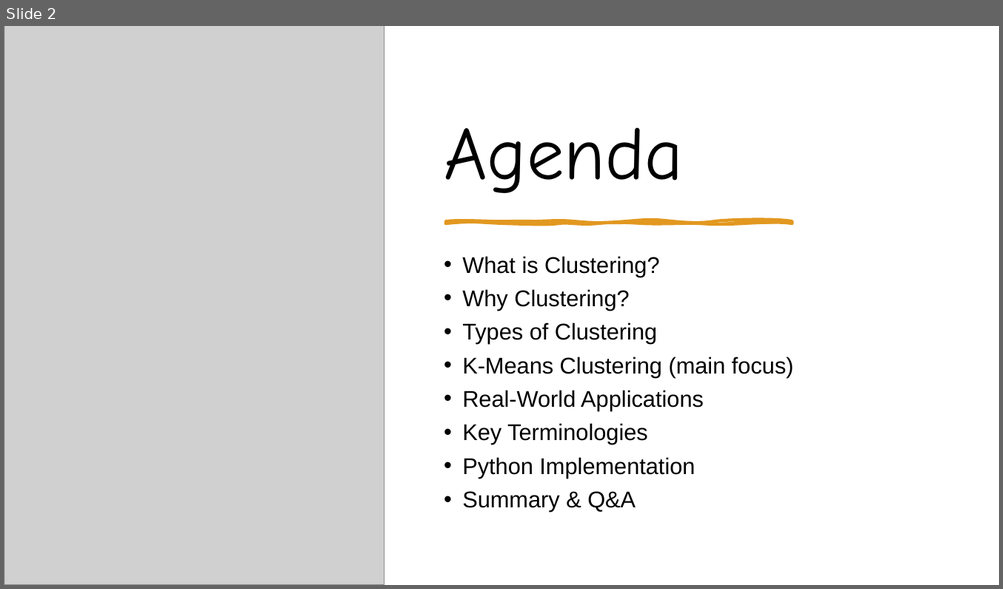
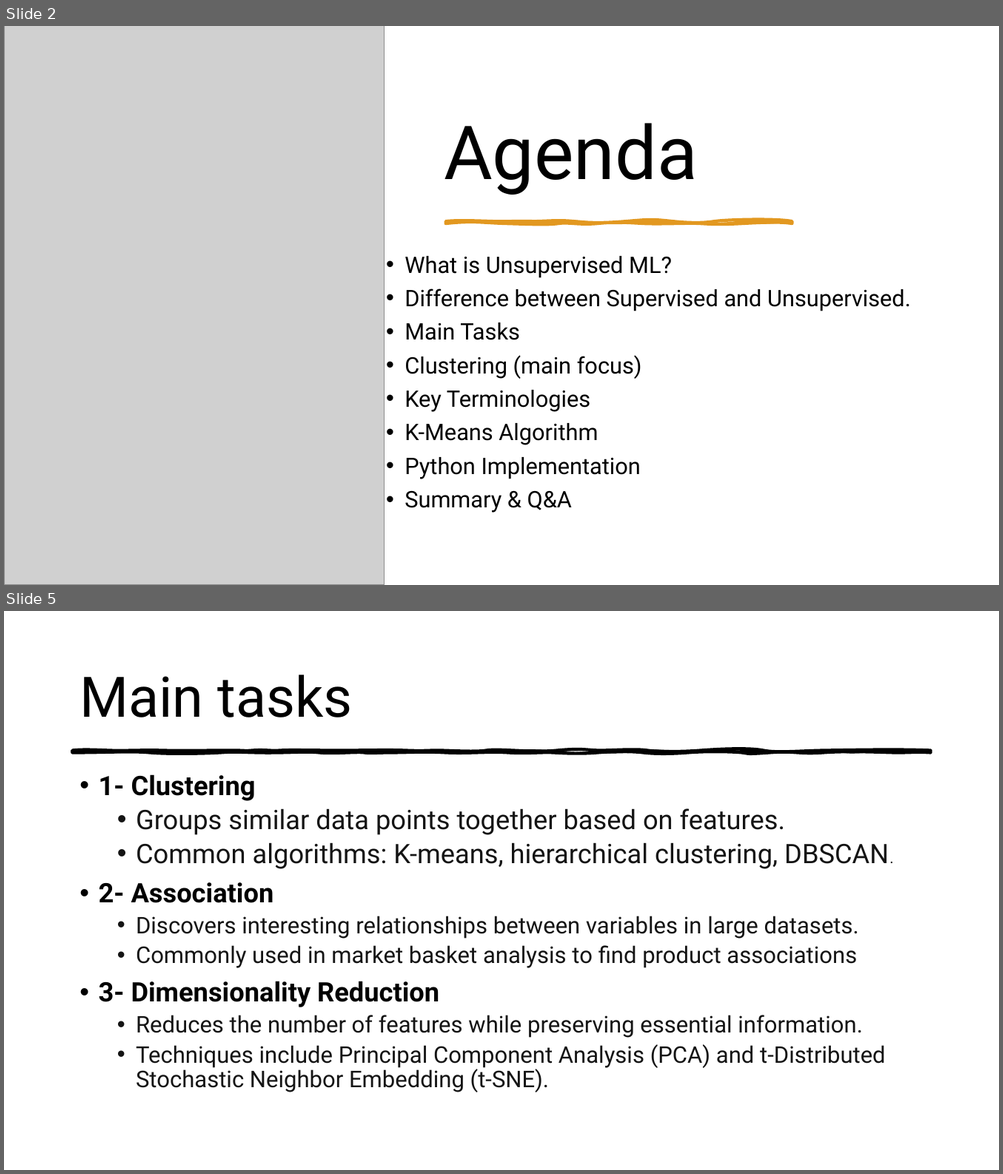
Before and after one commit to Ahmed-7-ML/Practical-Machine-Deep-Learning, a slide deck: Machine Learning/Unsupervised ML/Clustering/Clustering & KMeans.pptx. Shown one above the other, each under a label of ours: slide 2 before the commit, slides 2 and 5 after it; the slides between them are not shown. The pictures are 1003x589 and 1003x1174 pixels, drawn with LibreOffice and Linux fonts; fonts in the diff are those of the drawing; grey boxes stand for pictures. Boxes give left, top, right and bottom in pixels: in the first picture for what was removed or moved away, otherwise in the second. Text is boxed around its words. In the diff, an @@ line names an element or a change of style, - is before the commit and + after.

Commit message:
Unsupervised ML

```diff
--- a/Machine Learning/Unsupervised ML/Clustering/Clustering & KMeans.pptx
+++ b/Machine Learning/Unsupervised ML/Clustering/Clustering & KMeans.pptx
@@ slide 5 added at (4, 611, 999, 1170), background #FFFFFF @@
@@ title added at (79, 675, 352, 718), 54 pt, text #000000 @@
+Main tasks
@@ freeform shape added at (73, 751, 930, 753), fill #000000, outline #000000 3 pt @@
@@ text added at (99, 775, 888, 1093), 22.2 pt, text #141414 @@
+• 1- Clustering
+  • Groups similar data points together based on features.
+  • Common algorithms: K-means, hierarchical clustering, DBSCAN.
+• 2- Association
+  • Discovers interesting relationships between variables in large datasets.
+  • Commonly used in market basket analysis to find product associations
+• 3- Dimensionality Reduction
+  • Reduces the number of features while preserving essential information.
+  • Techniques include Principal Component Analysis (PCA) and t-Distributed Stochastic Neighbor Embedding (t-SNE).
@@ slide 2 changed as well @@
@@ title "Agenda" at (444, 123, 697, 195): font Comic Neue to Roboto @@
@@ text "What is Unsupervised ML?": place and size @@
-text "What is Unsupervised ML?" at (462, 256, 794, 512)
+text "What is Unsupervised ML?" at (404, 256, 910, 513)
@@ text at (404, 256, 910, 379): text changed; font Arial to Roboto @@
-• What is Clustering?
-• Why Clustering?
-• Types of Clustering
-• K-Means Clustering (main focus)
-• Real-World Applications
+• What is Unsupervised ML?
+• Difference between Supervised and Unsupervised.
+• Main Tasks
+• Clustering (main focus)
@@ text at (404, 390, 640, 513): font Arial to Roboto in "Key Terminologies", "Python Implementation", "Summary & Q&A" @@
@@ text at (404, 423, 597, 446): paragraph added @@
+• K-Means Algorithm
```
Also in this commit, not shown: 1 other slide changed, 8 other slides added, 3 slides removed.
